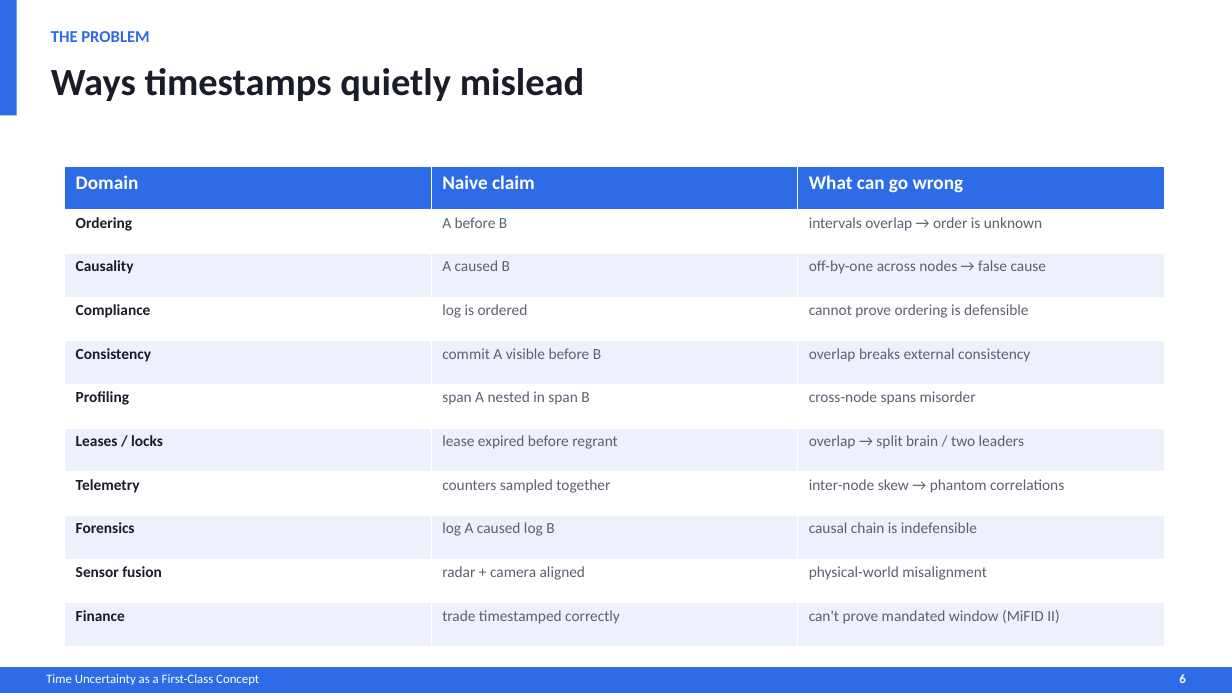
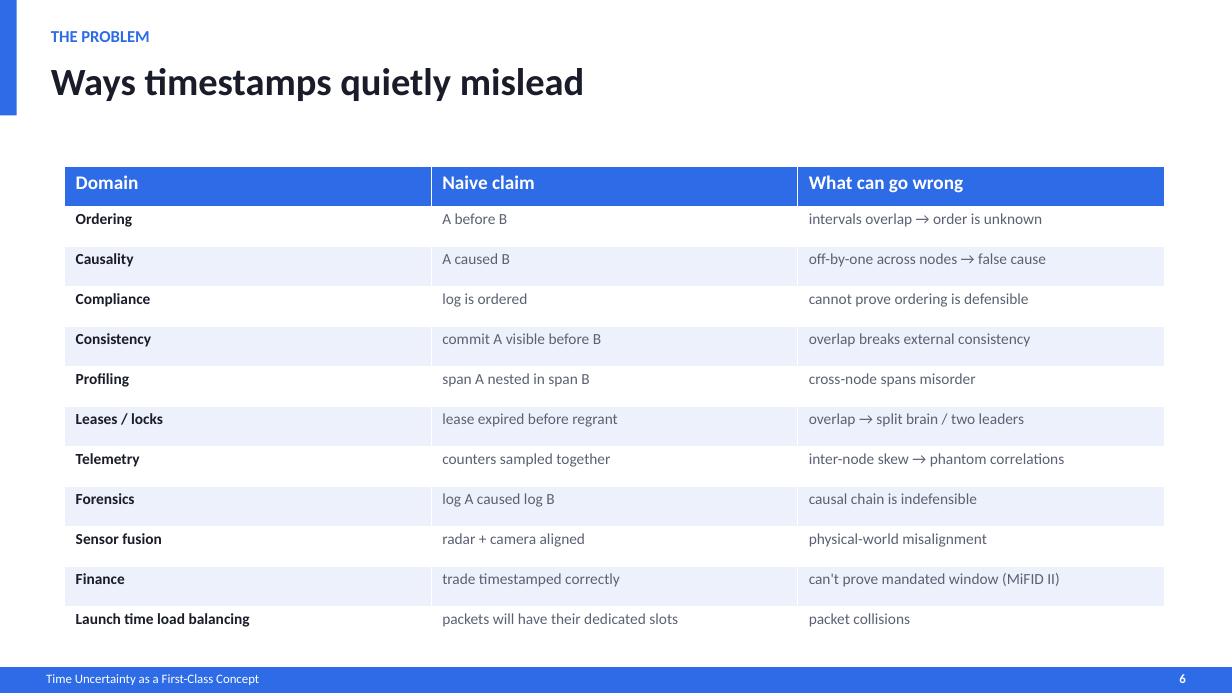
Before and after one commit to MaciekMachni/netdev-0x1a-talk, a slide deck: slide 6 of time-uncertainty-error-bar.pptx. Drawn at 1232x693 pixels with LibreOffice and Linux fonts; fonts in the diff are those of the drawing. Boxes give left, top, right and bottom in pixels: in the first picture for what was removed or moved away, otherwise in the second. Text is boxed around its words. In the diff, an @@ line names an element or a change of style, - is before the commit and + after.

Commit message:
review slides 1-22

```diff
--- a/time-uncertainty-error-bar.pptx
+++ b/time-uncertainty-error-bar.pptx
@@ table at [65, 166, 1165, 647] @@
+row 12: Launch time load balancing | packets will have their dedicated slots | packet collisions
```
Also in this commit, not shown: 10 other slides changed, 3 other files.
